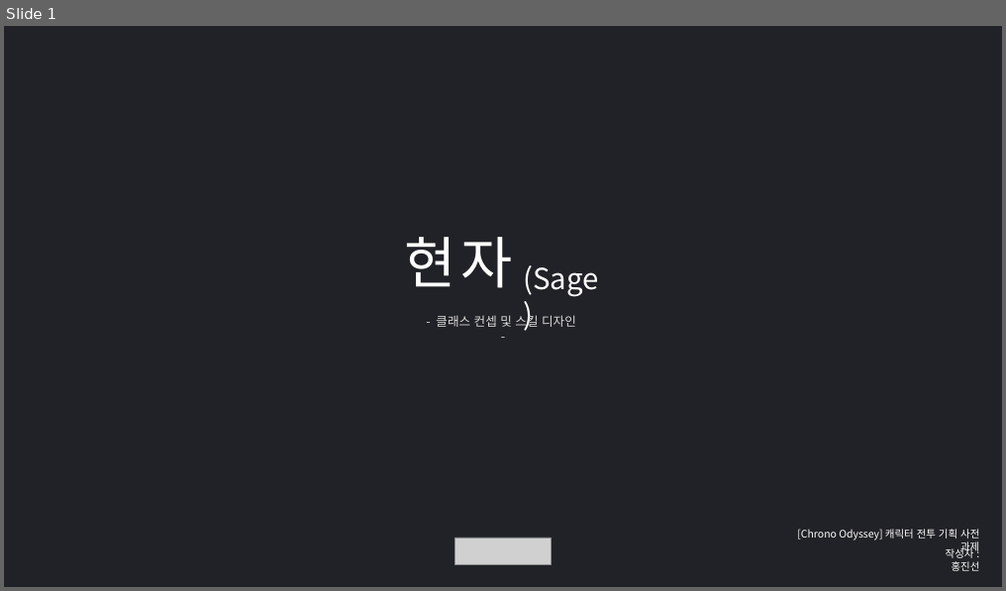
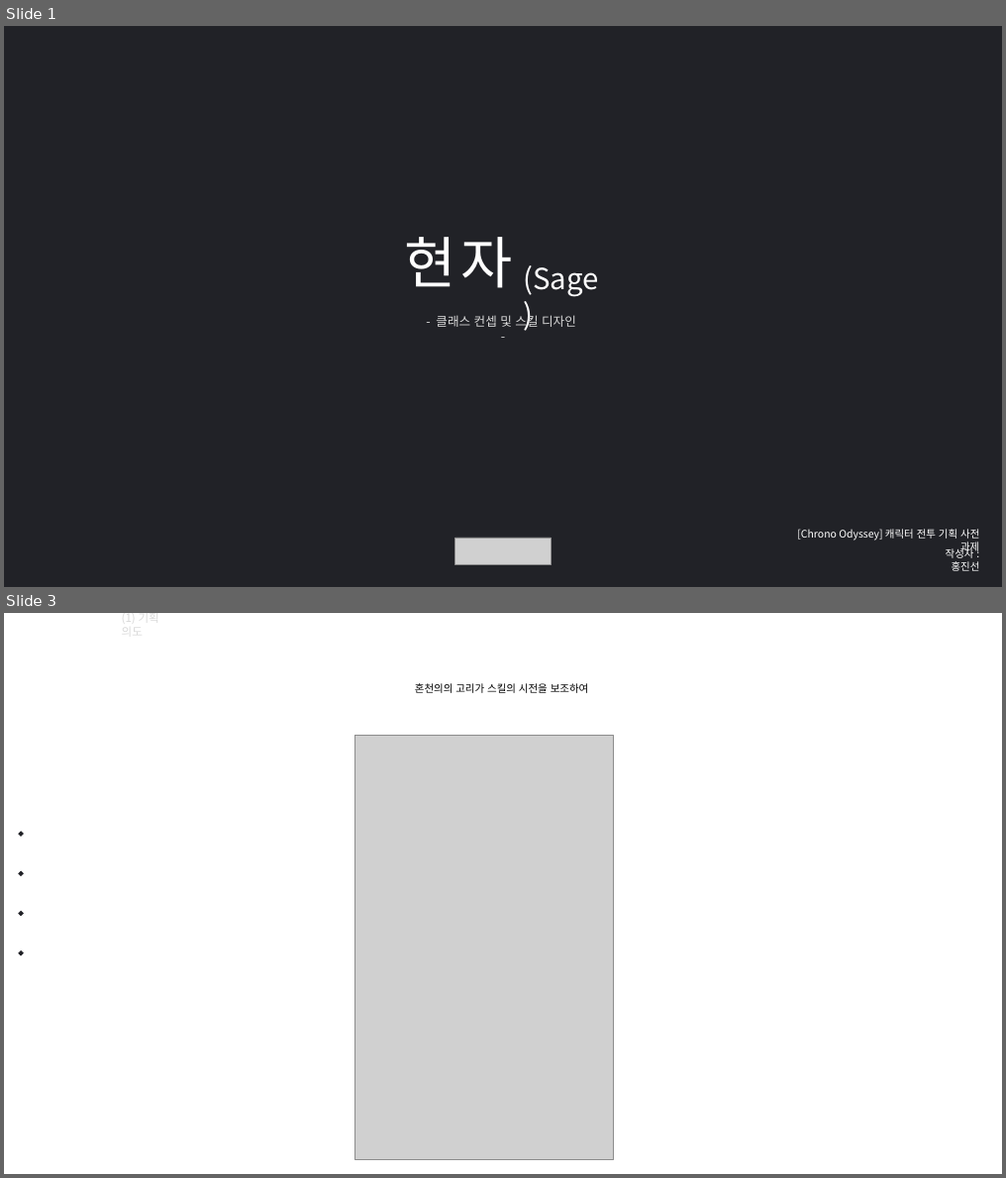
Before and after one commit to hjs0913/GameDesign, a slide deck: 크로노오디세이_전투기획자/사전과제/[과제전형] [Chrono Odyssey] 캐릭터 전투 기획자 모집 _ 홍진선 과제 제출.pptx. Shown one above the other, each under a label of ours: slide 1 before the commit, slides 1 and 3 after it; the slides between them are not shown. The pictures are 1006x591 and 1006x1178 pixels, drawn with LibreOffice and Linux fonts; fonts in the diff are those of the drawing; grey boxes stand for pictures; background and template pictures are left out. Boxes give left, top, right and bottom in pixels: in the first picture for what was removed or moved away, otherwise in the second. Text is boxed around its words. In the diff, an @@ line names an element or a change of style, - is before the commit and + after.

Commit message:
무기 : 성반 -> 혼천의로 변경

```diff
--- a/크로노오디세이_전투기획자/사전과제/[과제전형] [Chrono Odyssey] 캐릭터 전투 기획자 모집 _ 홍진선 과제 제출.pptx
+++ b/크로노오디세이_전투기획자/사전과제/[과제전형] [Chrono Odyssey] 캐릭터 전투 기획자 모집 _ 홍진선 과제 제출.pptx
@@ slide 3 added at [4,613,1002,1174], background #FFFFFF @@
@@ text added at [40,620,67,642], 18 pt, text #FFFFFF @@
+01.
@@ text added at [71,620,110,642], 18 pt, text #FFFFFF @@
+개요
@@ text added at [122,613,159,640], 11 pt, text #D9D9D9 @@
+(1) 기획 의도
@@ text added at [415,683,589,693], 10 pt, text #000000 @@
+혼천의의 고리가 스킬의 시전을 보조하여
@@ picture added at [355,735,614,1159] @@
@@ group added at [18,831,24,956]: 4 diamonds @@
```
Also in this commit, not shown: 3 slides changed, 1 other file.
